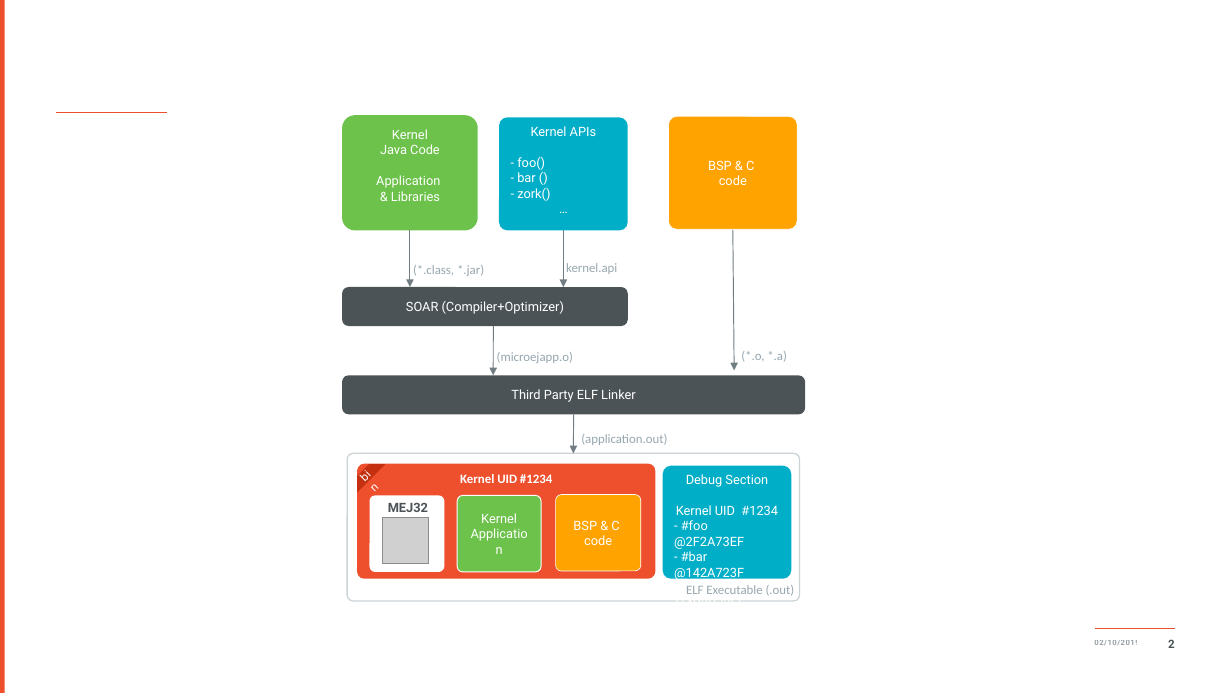
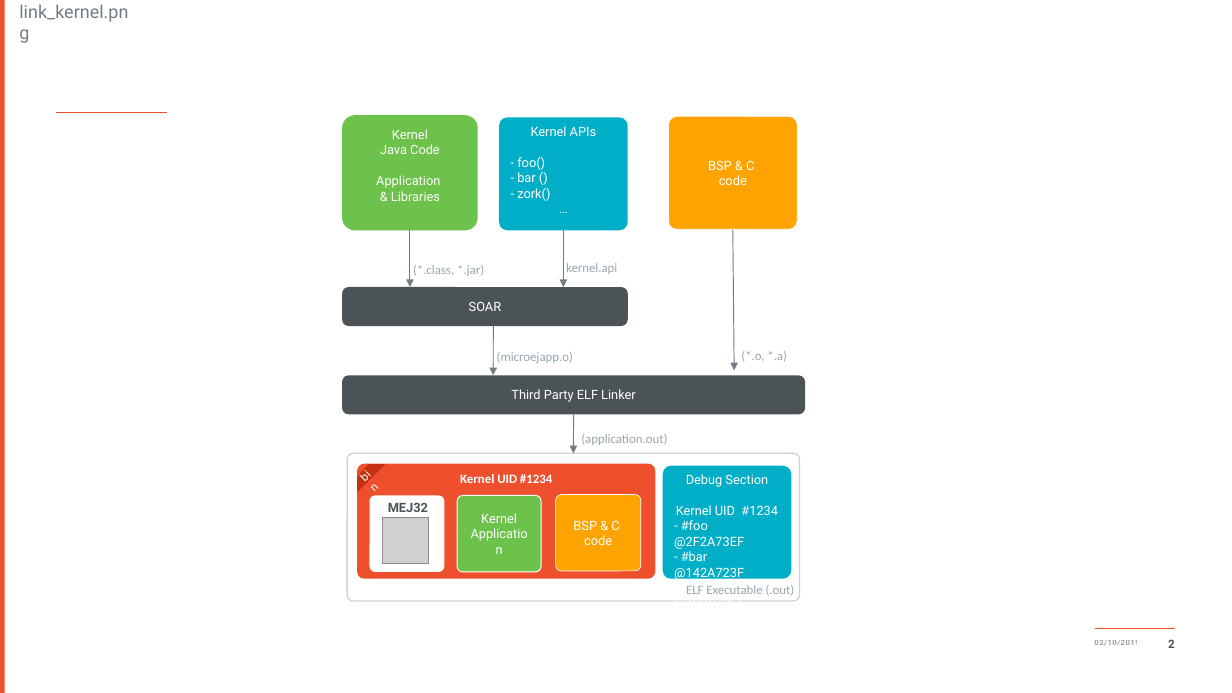
Before and after one commit to MicroEJ/docs, a slide deck: slide 1 of KernelDeveloperGuide/pptx/kernel_link.pptx. Drawn at 1232x693 pixels with LibreOffice and Linux fonts; fonts in the diff are those of the drawing; grey boxes stand for pictures; background and template pictures are left out. Boxes give left, top, right and bottom in pixels: in the first picture for what was removed or moved away, otherwise in the second. Text is boxed around its words. In the diff, an @@ line names an element or a change of style, - is before the commit and + after.

Commit message:
rename SOAR Compiler to SOAR Resolver
Decision has been made to reserve the "compilation" term for source to
binary compilation, not for intern binary bytecode transformations.

```diff
--- a/KernelDeveloperGuide/pptx/kernel_link.pptx
+++ b/KernelDeveloperGuide/pptx/kernel_link.pptx
@@ text added at (19,4,128,22), 14 pt, text #717D83 @@
+link_kernel.png
@@ text in rounded rectangle at (469,301,501,311): text changed @@
-SOAR (Compiler+Optimizer)
+SOAR
```
Also in this commit, not shown: 6 other files.
